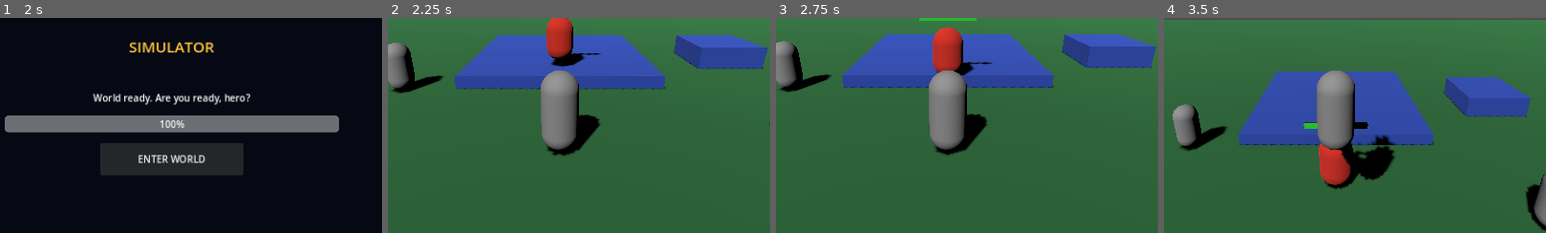
Above: before the commit, frames 1-4 (left to right).
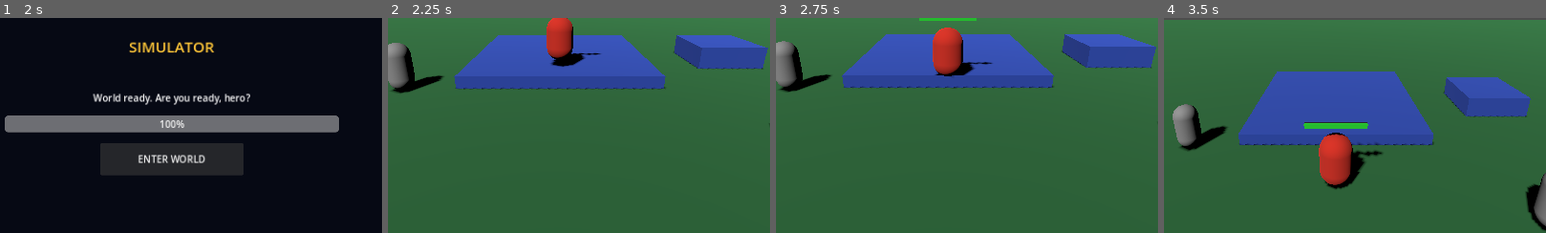
Above: after the commit, the same moments.

Repository: arasamuthu7-maker/Ultimate-Power-
Game: Godot game, scene res://LoadingScreen.tscn
The game is run twice, just before and just after one commit, with the same random seed, the same clock (stepped at 60 frames per second) and the same inputs.
Inputs (mouse positions are % of the whole screen's width and height, from its top left):
- Up to frame 1 (2 s): tap Enter (ui_accept) at 0.5, 0.77 s; move the mouse to (72, 45) at 0.52 s; hold Right (ui_right) 0.53-1.25 s; tap 1 at 0.6 s; click (72, 45) at 0.67 s; drag from (30, 55) to (45, 70) at 1.27 s
- Up to frame 2 (2.25 s): click "ENTER WORLD" at 2 s
- Up to frame 3 (2.75 s): no input
- Up to frame 4 (3.5 s): click "JUMP" at 2.75 s
The pictures show only the part of the screen within x 28-78%, y 36-86%; the shares and areas given below are measured in that part.

Frame 1 is identical in both runs. In frame 2, 4.1% of the frame differs, in the area x 40-56%, y 24-64%; in frame 3, 4.1%; in frame 4, 4.8%, in the area x 40-61%, y 24-76%.
Error after the commit: Parse Error: Expected end of statement after expression, found ":" instead. (res://CharacterVisual.gd:64)

Commit message:
Use original procedural hero character visuals

Diff:
--- a/Main.tscn
+++ b/Main.tscn
@@ -8,6 +8,7 @@
 [ext_resource type="Script" path="res://EnemySpawner.gd" id="6_spawner"]
 [ext_resource type="PackedScene" path="res://NPC.tscn" id="7_npc"]
 [ext_resource type="PackedScene" path="res://MobileControls.tscn" id="8_mobile"]
+[ext_resource type="Script" path="res://CharacterVisual.gd" id="9_visual"]
 
 [sub_resource type="PlaneMesh" id="PlaneMesh_ground"]
 size = Vector2(80, 80)
@@ -85,7 +86,12 @@
 script = ExtResource("4_health")
 
 [node name="PlayerMesh" type="MeshInstance3D" parent="Player"]
+visible = false
 mesh = SubResource("CapsuleMesh_player")
+
+[node name="OriginalHeroVisual" type="Node3D" parent="Player"]
+script = ExtResource("9_visual")
+character_style = "hero"
 
 [node name="PlayerCollision" type="CollisionShape3D" parent="Player"]
 shape = SubResource("CapsuleShape3D_player")
